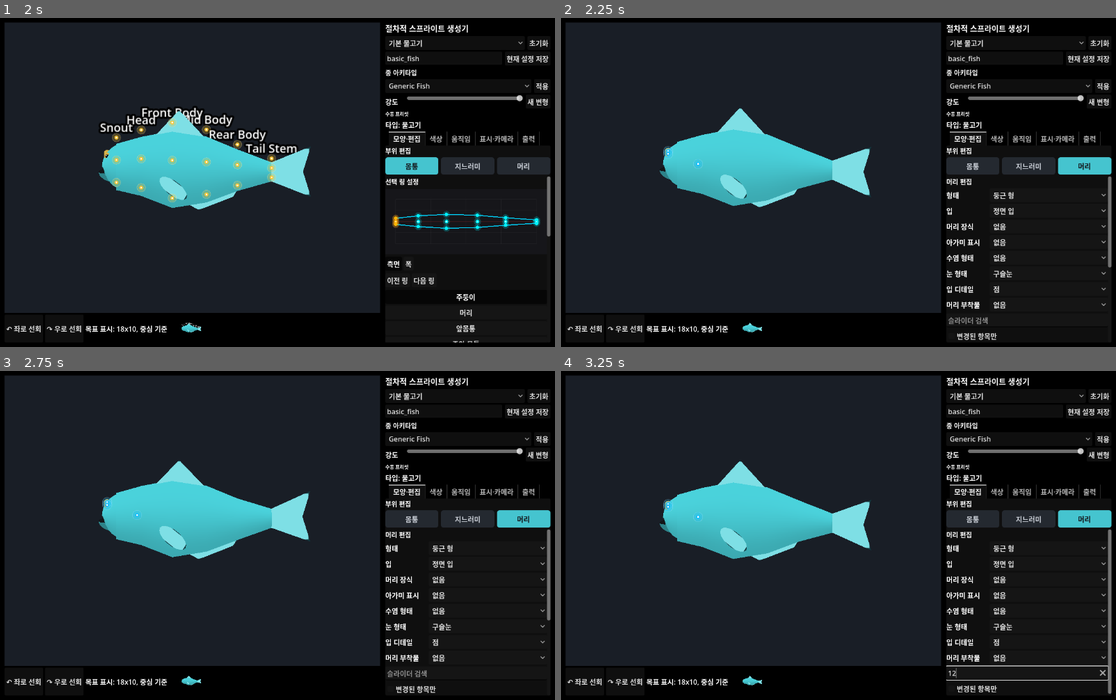
Above: before the commit, frames 1-4 (two rows, left to right).
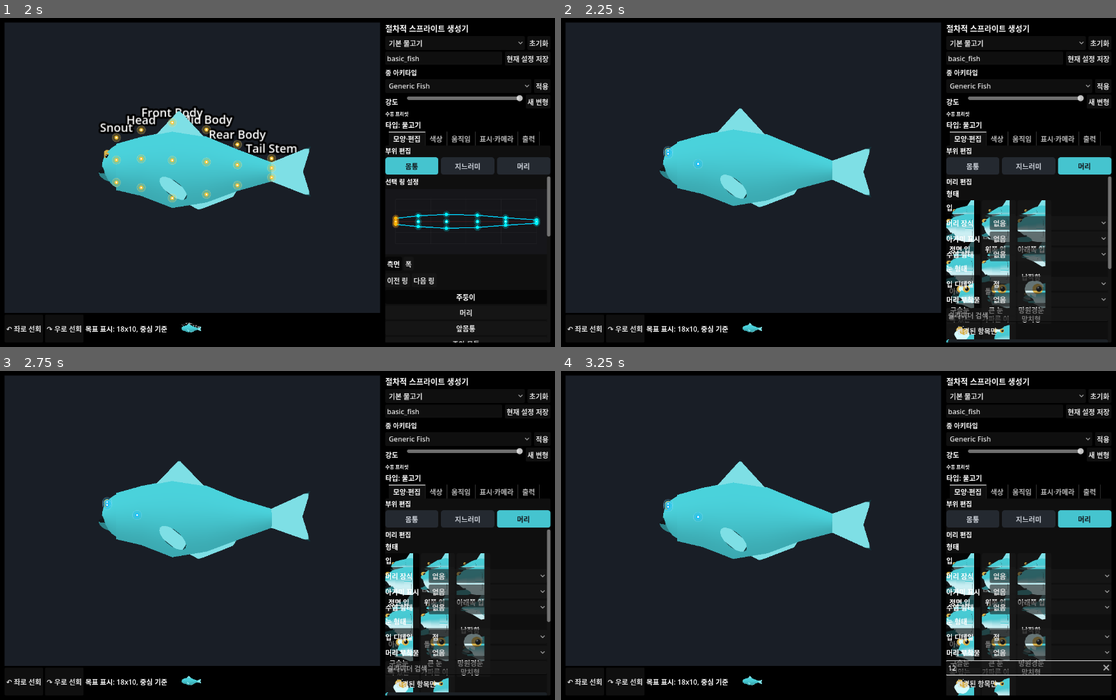
Above: after the commit, the same moments.

Repository: currywhaleshark/aquarium_sprite_mock-up_generator
Game: Godot game, scene res://scenes/Main.tscn
Same seed, same stepped clock (60 frames per second), same inputs: the game is played once before the commit and once after it.
Inputs (mouse positions are in pixels of both pictures, inside the frame that each line leads up to):
- Up to frame 1 (2 s): tap Enter at 0.5 s; move the mouse to (399, 166) at 0.52 s; hold D 0.53-1.25 s; tap R at 0.6 s; click (399, 166) at 0.67 s; tap Space at 0.77, 1.07 s; drag from (466, 221) to (249, 248) at 1.27 s
- Up to frame 2 (2.25 s): move the mouse to (894, 110) at 2.02 s; hold D from 2.03 s (still down); tap 3 at 2.1 s; click (894, 110) at 2.17 s
- Up to frame 3 (2.75 s): keep holding D
- Up to frame 4 (3.25 s): release D at 2.75 s; click (1027, 673) at 2.77 s; type "12" at 2.85 s

Frame 1 is identical in both runs. In frame 2, 4.4% of the frame differs, in the area x 69-100%, y 52-99%; in frame 3, 4.4%; in frame 4, 5.0%, in the area x 69-100%, y 48-99%.

Commit message:
Replace head shape dropdown with thumbnail grid

Diff:
--- /dev/null
+++ b/scenes/ThumbnailOptionGridTest.tscn
@@ -0,0 +1,6 @@
+[gd_scene load_steps=2 format=3]
+
+[ext_resource type="Script" path="res://scripts/tools/ThumbnailOptionGridTest.gd" id="1_thumbnail_option_grid_test"]
+
+[node name="ThumbnailOptionGridTest" type="Node"]
+script = ExtResource("1_thumbnail_option_grid_test")
--- a/scripts/tools/HeadEditorPanelTest.gd
+++ b/scripts/tools/HeadEditorPanelTest.gd
@@ -18,6 +18,7 @@
 		"mouth_type": "terminal",
 		"snout_appendage": "none",
 		"gill_mark": "none",
+		"eye_style": "bead",
 		"head_offset": -0.58,
 		"eye_position_y": 0.12,
 		"snout_length": 0.0,
@@ -27,6 +28,36 @@
 		"lower_jaw_thickness": 1.0,
 		"lower_jaw_tip": 0.0
 	})
+	var head_shape_grid = panel.get("head_shape_grid")
+	var mouth_type_grid = panel.get("mouth_type_grid")
+	var eye_style_grid = panel.get("eye_style_grid")
+	assert(head_shape_grid != null)
+	assert(mouth_type_grid != null)
+	assert(eye_style_grid != null)
+	head_shape_grid.value_selected.emit("pointed")
+	assert(String(seen[0].get("head_shape", "")) == "pointed")
+	mouth_type_grid.value_selected.emit("superior")
+	assert(String(seen[0].get("mouth_type", "")) == "superior")
+	eye_style_grid.value_selected.emit("large")
+	assert(String(seen[0].get("eye_style", "")) == "large")
+	panel.set_parameters({
+		"head_shape": "rounded",
+		"mouth_type": "inferior",
+		"eye_style": "telescope",
+		"snout_appendage": "none",
+		"gill_mark": "none",
+		"head_offset": -0.58,
+		"eye_position_y": 0.12,
+		"snout_length": 0.0,
+		"mouth_size": 0.08,
+		"lower_jaw_length": 1.0,
+		"lower_jaw_angle": 0.0,
+		"lower_jaw_thickness": 1.0,
+		"lower_jaw_tip": 0.0
+	})
+	assert(_grid_value_pressed(head_shape_grid, "rounded"))
+	assert(_grid_value_pressed(mouth_type_grid, "inferior"))
+	assert(_grid_value_pressed(eye_style_grid, "telescope"))
 	assert(not _has_numeric_slider(panel, "forehead_slope"))
 	assert(not _has_numeric_slider(panel, "snout_appendage_length"))
 	assert(_has_numeric_slider(panel, "head_top_flatness"))
@@ -150,3 +181,10 @@
 	if not sliders.has(key):
 		return null
 	return sliders[key]["slider"] as HSlider
+
+func _grid_value_pressed(grid: Node, value: String) -> bool:
+	var buttons: Dictionary = grid.get("buttons_by_value")
+	if not buttons.has(value):
+		return false
+	var button := buttons[value] as Button
+	return button != null and button.button_pressed
--- /dev/null
+++ b/scripts/tools/ThumbnailOptionGridTest.gd
@@ -0,0 +1,79 @@
+extends Node
+
+const ThumbnailOptionGridScript := preload("res://scripts/ui/ThumbnailOptionGrid.gd")
+const UiText := preload("res://scripts/ui/UiText.gd")
+
+var _failed := false
+
+func _ready() -> void:
+	var grid = ThumbnailOptionGridScript.new()
+	add_child(grid)
+	grid.setup("head_shape", ["rounded", "pointed"], "res://assets/option_thumbs/head_shape")
+	var buttons := _buttons_under(grid)
+	_require(buttons.size() == 2, "setup should create one button per option")
+	_require(_has_label(buttons[0], UiText.option("rounded")), "first button should caption rounded option")
+	_require(_has_label(buttons[1], UiText.option("pointed")), "second button should caption pointed option")
+	_require(_texture_rect_under(buttons[0]) != null, "existing thumbnail should create a TextureRect")
+
+	grid.setup("head_shape", ["rounded"], "res://assets/option_thumbs/does_not_exist")
+	buttons = _buttons_under(grid)
+	_require(buttons.size() == 1, "fallback setup should still create a button")
+	_require(_texture_rect_under(buttons[0]) == null, "missing thumbnail should use text-only fallback")
+	_require(_has_label(buttons[0], UiText.option("rounded")), "fallback button should keep caption")
+
+	grid.setup("head_shape", ["rounded", "pointed"], "res://assets/option_thumbs/head_shape")
+	buttons = _buttons_under(grid)
+	var selected_values: Array[String] = []
+	grid.value_selected.connect(func(value: String) -> void:
+		selected_values.append(value)
+	)
+	grid.select_value("pointed")
+	_require(not buttons[0].button_pressed, "unselected button should not be pressed")
+	_require(buttons[1].button_pressed, "selected button should be pressed")
+	buttons[0].pressed.emit()
+	_require(selected_values == ["rounded"], "button press should emit selected value")
+	_require(buttons[0].button_pressed and not buttons[1].button_pressed, "button press should update selected state")
+
+	if _failed:
+		get_tree().quit(1)
+		return
+	DirAccess.make_dir_recursive_absolute(ProjectSettings.globalize_path("res://exports/test_results"))
+	var file := FileAccess.open("res://exports/test_results/thumbnail_option_grid.ok", FileAccess.WRITE)
+	file.store_string("thumbnail option grid loaded thumbnails and selected values")
+	file.close()
+	print("THUMBNAIL_OPTION_GRID_TEST_OK")
+	get_tree().quit(0)
+
+func _buttons_under(root: Node) -> Array[Button]:
+	var result: Array[Button] = []
+	_collect_buttons(root, result)
+	return result
+
+func _collect_buttons(node: Node, result: Array[Button]) -> void:
+	for child in node.get_children():
+		if child is Button:
+			result.append(child)
+		_collect_buttons(child, result)
+
+func _has_label(root: Node, text: String) -> bool:
+	for child in root.get_children():
+		if child is Label and (child as Label).text == text:
+			return true
+		if _has_label(child, text):
+			return true
+	return false
+
+func _texture_rect_under(root: Node) -> TextureRect:
+	for child in root.get_children():
+		if child is TextureRect:
+			return child as TextureRect
+		var nested := _texture_rect_under(child)
+		if nested != null:
+			return nested
+	return null
+
+func _require(condition: bool, message: String) -> void:
+	if condition:
+		return
+	_failed = true
+	push_error(message)
--- a/scripts/ui/HeadEditorPanel.gd
+++ b/scripts/ui/HeadEditorPanel.gd
@@ -12,6 +12,7 @@
 const UiText := preload("res://scripts/ui/UiText.gd")
 const UiRows := preload("res://scripts/ui/UiRows.gd")
 const FinVectorEditorScript := preload("res://scripts/ui/FinVectorEditor.gd")
+const ThumbnailOptionGridScript := preload("res://scripts/ui/ThumbnailOptionGrid.gd")
 const BodyProfileScript := preload("res://scripts/creature/BodyProfile.gd")
 
 const HEAD_SHAPES := ["rounded", "tapered", "pointed", "blunt", "broad", "flattened", "hump", "steep_forehead", "cephalofoil"]
@@ -88,6 +89,9 @@
 var eye_style_option: OptionButton
 var mouth_detail_option: OptionButton
 var ray_head_shape_option: OptionButton
+var head_shape_grid
+var mouth_type_grid
+var eye_style_grid
 
 var numeric_sliders := {}
 var current_numeric_keys: Array[String] = []
@@ -231,16 +235,16 @@
 				set_option_parameter("ray_head_shape", String(ray_head_shape_option.get_item_metadata(index)))
 		)
 	else:
-		head_option = _add_option_row(options_container, "형태", HEAD_SHAPES)
-		head_option.item_selected.connect(func(index: int) -> void:
-			if not _updating:
-				set_head_shape(String(head_option.get_item_metadata(index)))
-		)
-
-		mouth_option = _add_option_row(options_container, "입", MOUTH_TYPES)
-		mouth_option.item_selected.connect(func(index: int) -> void:
-			if not _updating:
-				set_mouth_type(String(mouth_option.get_item_metadata(index)))
+		head_shape_grid = _add_thumbnail_option_grid(options_container, "형태", "head_shape", HEAD_SHAPES)
+		head_shape_grid.value_selected.connect(func(value: String) -> void:
+			if not _updating:
+				set_head_shape(value)
+		)
+
+		mouth_type_grid = _add_thumbnail_option_grid(options_container, "입", "mouth_type", MOUTH_TYPES)
+		mouth_type_grid.value_selected.connect(func(value: String) -> void:
+			if not _updating:
+				set_mouth_type(value)
 		)
 
 		head_ornament_option = _add_option_row(options_container, UiText.parameter("head_ornament"), HEAD_ORNAMENTS)
@@ -261,10 +265,10 @@
 				set_option_parameter("barbel_style", String(barbel_style_option.get_item_metadata(index)))
 		)
 
-		eye_style_option = _add_option_row(options_container, UiText.parameter("eye_style"), EYE_STYLES)
-		eye_style_option.item_selected.connect(func(index: int) -> void:
-			if not _updating:
-				set_option_parameter("eye_style", String(eye_style_option.get_item_metadata(index)))
+		eye_style_grid = _add_thumbnail_option_grid(options_container, UiText.parameter("eye_style"), "eye_style", EYE_STYLES)
+		eye_style_grid.value_selected.connect(func(value: String) -> void:
+			if not _updating:
+				set_option_parameter("eye_style", value)
 		)
 
 		mouth_detail_option = _add_option_row(options_container, UiText.parameter("mouth_detail"), MOUTH_DETAILS)
@@ -293,6 +297,17 @@
 	row.add_child(option)
 	parent.add_child(row)
 	return option
+
+func _add_thumbnail_option_grid(parent: VBoxContainer, label_text: String, key: String, values: Array) -> Control:
+	var row := VBoxContainer.new()
+	var label := Label.new()
+	label.text = label_text
+	row.add_child(label)
+	var grid = ThumbnailOptionGridScript.new()
+	grid.setup(key, values, "res://assets/option_thumbs/%s" % key)
+	row.add_child(grid)
+	parent.add_child(row)
+	return grid
 
 func _add_numeric_row(parent: VBoxContainer, key: String, config: Dictionary) -> void:
 	var slider_config := {
@@ -339,12 +354,12 @@
 	if is_ray:
 		_select_option(ray_head_shape_option, String(parameters.get("ray_head_shape", "manta")))
 	else:
-		_select_option(head_option, String(parameters.get("head_shape", "rounded")))
-		_select_option(mouth_option, String(parameters.get("mouth_type", "terminal")))
+		head_shape_grid.select_value(String(parameters.get("head_shape", "rounded")))
+		mouth_type_grid.select_value(String(parameters.get("mouth_type", "terminal")))
 		_select_option(head_ornament_option, String(parameters.get("head_ornament", "none")))
 		_select_option(gill_mark_option, String(parameters.get("gill_mark", "none")))
 		_select_option(barbel_style_option, String(parameters.get("barbel_style", "none")))
-		_select_option(eye_style_option, String(parameters.get("eye_style", "bead")))
+		eye_style_grid.select_value(String(parameters.get("eye_style", "bead")))
 		_select_option(mouth_detail_option, String(parameters.get("mouth_detail", "dot")))
 		_select_option(snout_appendage_option, String(parameters.get("snout_appendage", "none")))
 	_sync_numeric_controls(is_ray)
--- /dev/null
+++ b/scripts/ui/ThumbnailOptionGrid.gd
@@ -0,0 +1,89 @@
+class_name ThumbnailOptionGrid
+extends Control
+
+signal value_selected(value: String)
+
+const UiText := preload("res://scripts/ui/UiText.gd")
+
+var option_key := ""
+var thumb_dir := ""
+var grid: GridContainer
+var button_group := ButtonGroup.new()
+var buttons_by_value := {}
+
+func _ready() -> void:
+	_ensure_grid()
+
+func setup(key: String, values: Array, thumbnail_dir: String) -> void:
+	option_key = key
+	thumb_dir = thumbnail_dir.trim_suffix("/")
+	_ensure_grid()
+	_clear_grid()
+	buttons_by_value.clear()
+	for value in values:
+		_add_option_button(String(value))
+
+func select_value(value: String) -> void:
+	for option_value in buttons_by_value.keys():
+		var button := buttons_by_value[option_value] as Button
+		button.button_pressed = String(option_value) == value
+
+func _ensure_grid() -> void:
+	if grid != null:
+		return
+	grid = GridContainer.new()
+	grid.columns = 3
+	grid.size_flags_horizontal = Control.SIZE_EXPAND_FILL
+	add_child(grid)
+
+func _clear_grid() -> void:
+	for child in grid.get_children():
+		grid.remove_child(child)
+		child.free()
+
+func _add_option_button(value: String) -> void:
+	var button := Button.new()
+	button.toggle_mode = true
+	button.button_group = button_group
+	button.custom_minimum_size = Vector2(78, 92)
+	button.size_flags_horizontal = Control.SIZE_EXPAND_FILL
+	button.clip_contents = true
+	button.focus_mode = Control.FOCUS_ALL
+
+	var caption := UiText.option(value)
+	var layout := VBoxContainer.new()
+	layout.mouse_filter = Control.MOUSE_FILTER_IGNORE
+	layout.alignment = BoxContainer.ALIGNMENT_CENTER
+	button.add_child(layout)
+
+	var texture := _load_thumbnail(value)
+	if texture != null:
+		var rect := TextureRect.new()
+		rect.custom_minimum_size = Vector2(64, 64)
+		rect.expand_mode = TextureRect.EXPAND_FIT_WIDTH_PROPORTIONAL
+		rect.stretch_mode = TextureRect.STRETCH_KEEP_ASPECT_CENTERED
+		rect.texture = texture
+		rect.mouse_filter = Control.MOUSE_FILTER_IGNORE
+		layout.add_child(rect)
+
+	var label := Label.new()
+	label.text = caption
+	label.horizontal_alignment = HORIZONTAL_ALIGNMENT_CENTER
+	label.autowrap_mode = TextServer.AUTOWRAP_WORD_SMART
+	label.mouse_filter = Control.MOUSE_FILTER_IGNORE
+	layout.add_child(label)
+
+	button.pressed.connect(func() -> void:
+		select_value(value)
+		value_selected.emit(value)
+	)
+	grid.add_child(button)
+	buttons_by_value[value] = button
+
+func _load_thumbnail(value: String) -> Texture2D:
+	if thumb_dir == "":
+		return null
+	var path := "%s/%s.png" % [thumb_dir, value]
+	if not ResourceLoader.exists(path):
+		return null
+	return load(path) as Texture2D
